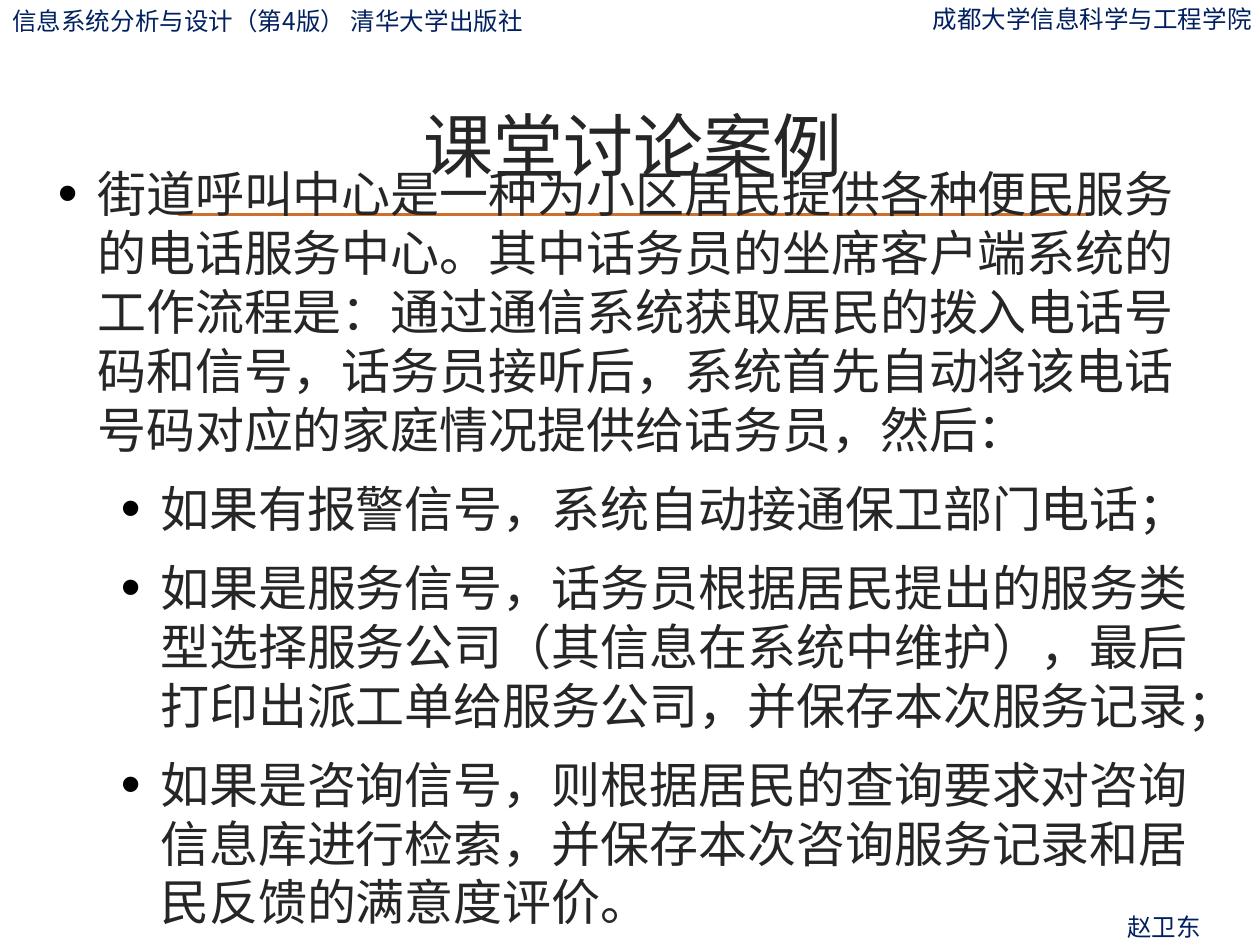
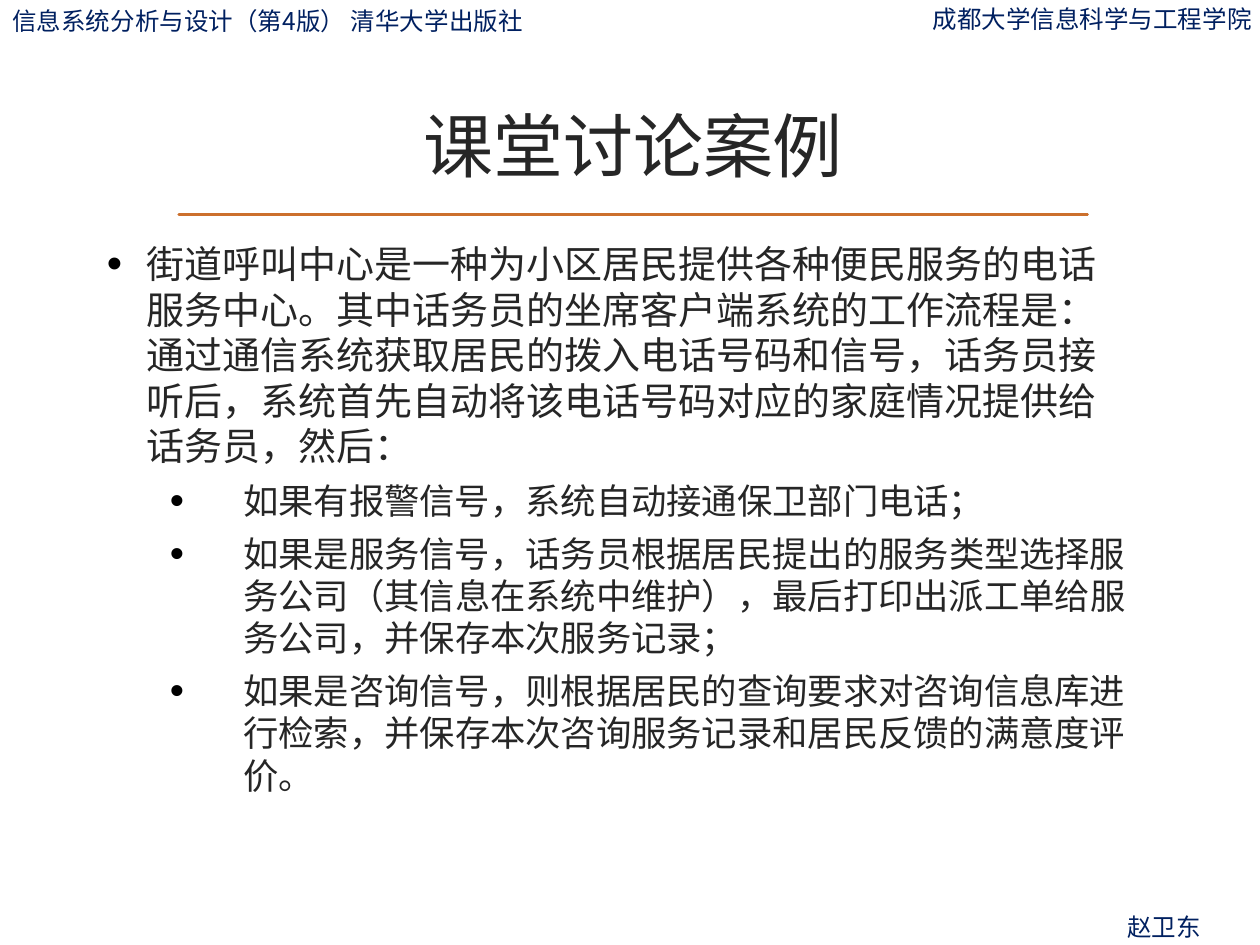
Before and after one commit to ylfagh/is_analysis-1, a slide deck: slide 123 of ppt/第6章-流程建模.pptx. Drawn at 1260x945 pixels with LibreOffice and Linux fonts; fonts in the diff are those of the drawing; background and template pictures are left out. Boxes give left, top, right and bottom in pixels: in the first picture for what was removed or moved away, otherwise in the second. Text is boxed around its words. In the diff, an @@ line names an element or a change of style, - is before the commit and + after.

```diff
--- a/ppt/第6章-流程建模.pptx
+++ b/ppt/第6章-流程建模.pptx
@@ text "街道呼叫中心是一种为小区居民提供各种便民服务的电话服务中心。其中话务员的坐席客户端系统的工作流程是：通过通信系统获取居民 ...": place and size @@
-text "街道呼叫中心是一种为小区居民提供各种便民服务的电话服务中心。其中话务员的坐席客户端系统的工作流程是：通过通信系统获取居民 ..." at bbox=[97, 163, 1237, 924]
+text "街道呼叫中心是一种为小区居民提供各种便民服务的电话服务中心。其中话务员的坐席客户端系统的工作流程是：通过通信系统获取居民 ..." at bbox=[146, 246, 1125, 792]
@@ text "街道呼叫中心是一种为小区居民提供各种便民服务的电话服务中心。其中话务员的坐席客户端系统的工作流程是：通过通信系统获取居民 ..." at bbox=[146, 246, 1125, 792]: size 28 to 21.7 pt in "街道呼叫中心是一种为小区居民提供各种便民服务的电话服务中心。其中话务员的坐席客户端系统的工作流程是：通过通信系统获取居民 ..."; size 28 to 20.1 pt in "如果有报警信号，系统自动接通保卫部门电话；", "如果是服务信号，话务员根据居民提出的服务类型选择服务公司（其信息在系统中维护），最后打印出派工单给服务公司，并保存本次服 ...", "如果是咨询信号，则根据居民的查询要求对咨询信息库进行检索，并保存本次咨询服务记录和居民反馈的满意度评价。"; less space between paragraphs; indent changed @@
```
Also in this commit, not shown: 51 other slides changed, 30 slides removed.
